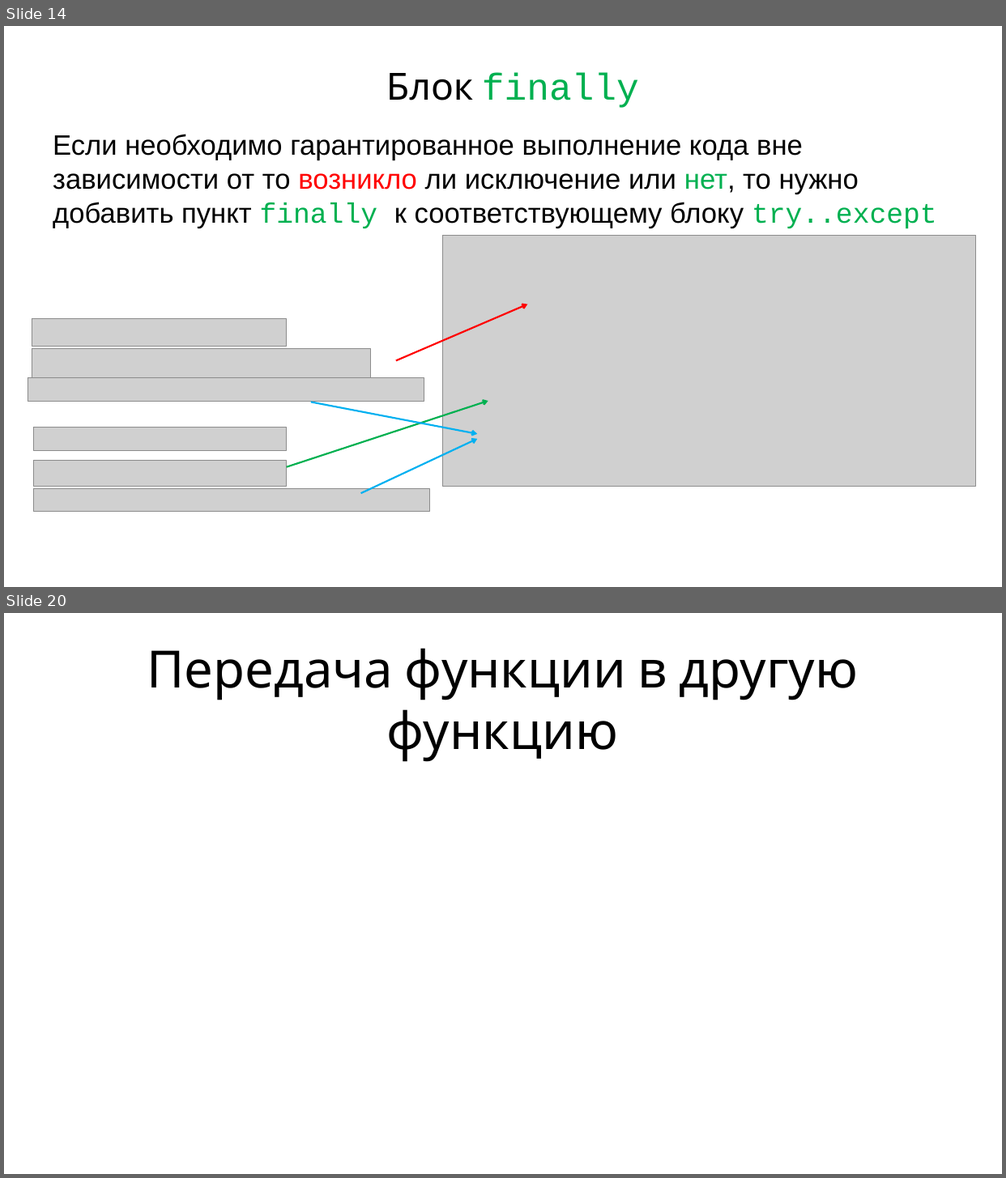
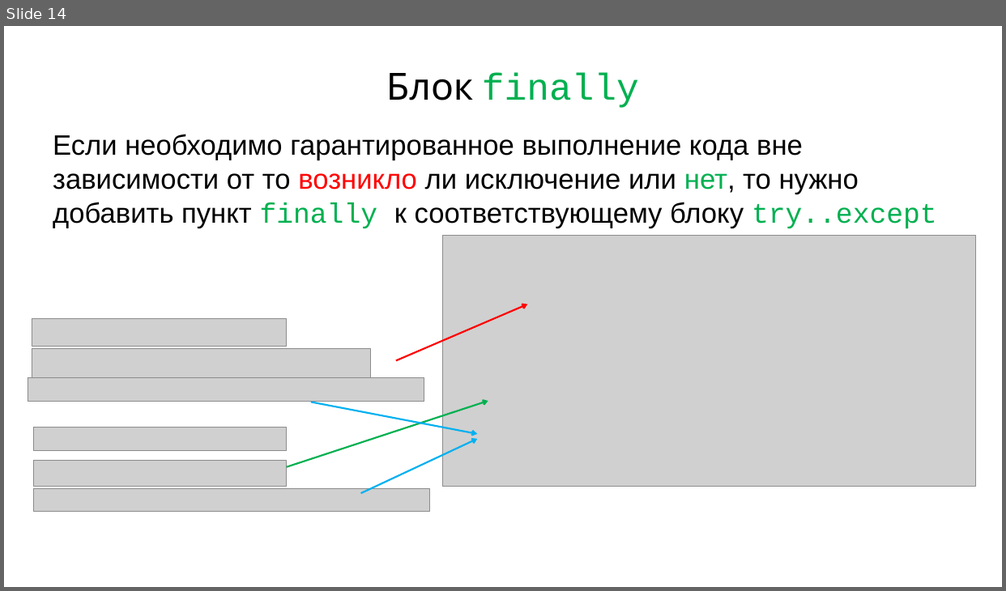
Before and after one commit to maxchv/LearnPython, a slide deck: week05/Exceptions.pptx. Shown one above the other, each under a label of ours: slides 14 and 20 before the commit, slide 14 after it; the slides between them are not shown. The pictures are 1006x1178 and 1006x591 pixels, drawn with LibreOffice and Linux fonts; fonts in the diff are those of the drawing; grey boxes stand for pictures. Boxes give left, top, right and bottom in pixels: in the first picture for what was removed or moved away, otherwise in the second. Text is boxed around its words. In the diff, an @@ line names an element or a change of style, - is before the commit and + after.

```diff
--- a/week05/Exceptions.pptx
+++ b/week05/Exceptions.pptx
@@ slide 20 removed at [4,613,1002,1174], background #FFFFFF @@
@@ title removed at [147,648,858,762] @@
-Передача функции в другую функцию
```
Also in this commit, not shown: 4 slides changed, 1 slide added, 6 other slides removed, 3 other files.
